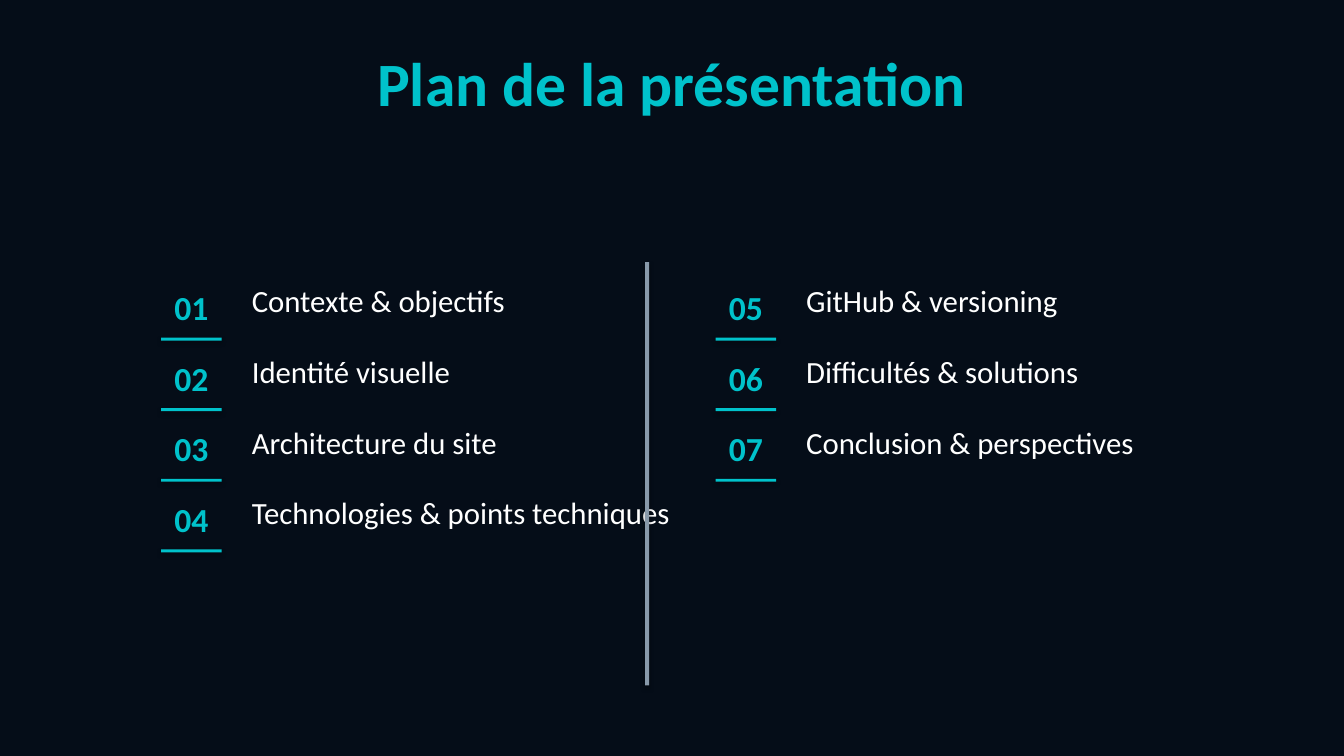
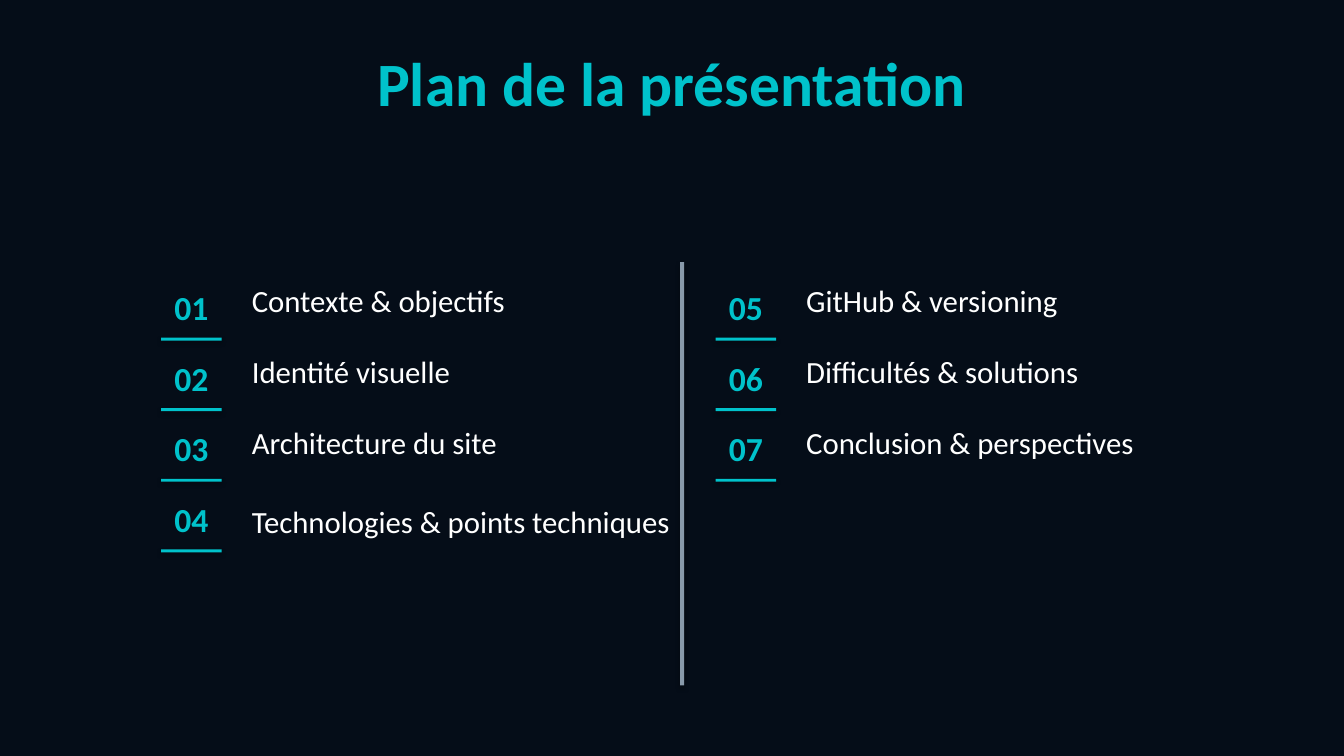
Before and after one commit to bebeeesy/AWA-SY-AfriTalent, a slide deck: slide 2 of docs/AWA_SY_PRESENTATION.pptx. Drawn at 1344x756 pixels with LibreOffice and Linux fonts; fonts in the diff are those of the drawing. Boxes give left, top, right and bottom in pixels: in the first picture for what was removed or moved away, otherwise in the second. Text is boxed around its words. In the diff, an @@ line names an element or a change of style, - is before the commit and + after.

Commit message:
Déploiement : GitHub Pages activé, README finalisé et présentation PowerPoint ajoutée

```diff
--- a/docs/AWA_SY_PRESENTATION.pptx
+++ b/docs/AWA_SY_PRESENTATION.pptx
@@ rectangle: place and size @@
-rectangle at [645, 262, 649, 686]
+rectangle at [681, 262, 685, 686]
@@ text "Technologies & points techniques" rewrapped from [252, 498, 669, 532] to [252, 511, 669, 539] @@
```
Also in this commit, not shown: 4 other slides changed, 2 other files.
